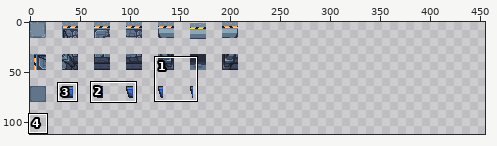
Pixel-art file -- game/code/assets/art/tileset/aseprite/tileset.aseprite. The picture above shows the old version from afar; the outline marks the close-up.
Close-up. Before:
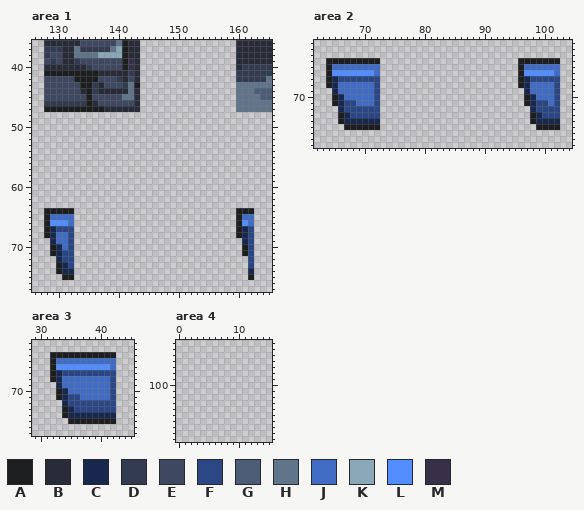
512x512 pixels, 1 frame. Shown: area 1: x 126..165, y 36..77; area 2: x 62..104, y 61..78; area 3: x 29..45, y 62..77; area 4: x 0..15, y 93..109. The wide view leaves out empty margins. The commit also changed other parts of the picture, which this record leaves out.
Palette (. is transparent): A #1c1e20  B #282c38  C #17274d  D #333b51  E #3e4860  F #2a4684  G #4c5c76  H #60748a  J #406cc3  K #89a7b6  L #538eff  M #383048
Pixels before, area 1, first column x 128:
36 BBBBBBEEEEEEHABB................BBBBBB
37 DDDBBHDDDDDHKABB................BBBBBB
38 DEEBBHHHHKKKKABB................BBBBBB
39 EDEBBDEEEEEEEAMB................BBBBBB
40 BBBBBBBDEEEEEAMB................BDDDDD
41 AAAAAAAAABBBBBDB................DDDDDD
42 EEEEEAAAAEEEDBEB................DDDDDH
43 EEEEEEAADBEEEDHA................HHHHHH
44 EEEEEEBADBBBBBHB................HHHGGG
45 EEEEEEEAEEEEEHHB................HHHHGG
46 DDDDDDDABEEEEEEB................HHHHHH
47 AAAAAAAAAABBBBBB................HHHHHH
48 ......................................
49 ......................................
50 ......................................
51 ......................................
52 ......................................
53 ......................................
54 ......................................
55 ......................................
56 ......................................
57 ......................................
58 ......................................
59 ......................................
60 ......................................
61 ......................................
62 ......................................
63 ......................................
64 AAAAA...........................AAA...
65 AJJJJ...........................AJJ...
66 ALLLJ...........................ALJ...
67 ACFFF...........................ACF...
68 ACJJF...........................ACF...
69 .CJJF............................CF...
70 .ACJF............................AF...
71 .ACFF............................AF...
72 ..CFF.............................F...
73 ..ACF.............................F...
74 ..ACC.............................C...
75 ...AA.............................A...
Pixels before, area 2, first column x 64:
64 AAAAAAAAA.......................AAAAAAA
65 AJJJJJJJJ.......................AJJJJJJ
66 ALLLLLLLJ.......................ALLLLLJ
67 ACFFFFFFF.......................ACFFFFF
68 ACJJJJJJF.......................ACJJJJF
69 .CJJJJJJF........................CJJJJF
70 .ACJJJJJF........................ACJJJF
71 .ACFFJJJF........................ACFFJF
72 ..CFFFFFF.........................CFFFF
73 ..ACFFFFF.........................ACFFF
74 ..ACCCCCC.........................ACCCC
75 ...AAAAAA..........................AAAA
Pixels before, area 3, first column x 32:
64 AAAAAAAAAAA
65 AJJJJJJJJJJ
66 ALLLLLLLLLJ
67 ACFFFFFFFFF
68 ACJJJJJJJJF
69 .CJJJJJJJJF
70 .ACJJJJJJJF
71 .ACFFJJJJJF
72 ..CFFFFFFFF
73 ..ACFFFFFFF
74 ..ACCCCCCCC
75 ...AAAAAAAA
The result:
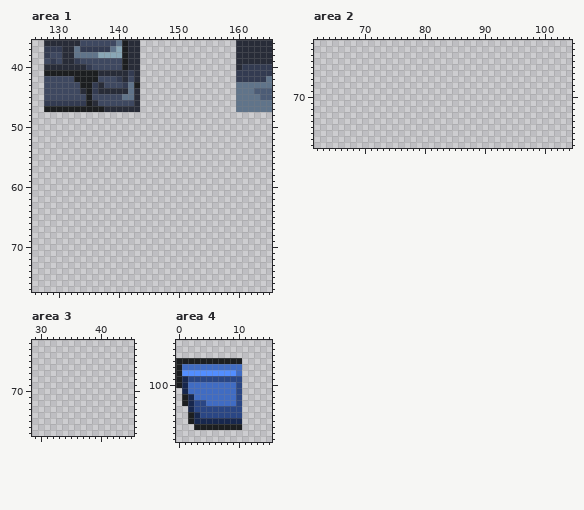
Diff:
Changed rows in their new state; - is an unchanged pixel.
Area 1:
first column x 142:
39 B
40 B
first column x 128:
64 .....---------------------------...
65 .....---------------------------...
66 .....---------------------------...
67 .....---------------------------...
68 .....---------------------------...
69 -....----------------------------..
70 -....----------------------------..
71 -....----------------------------..
72 --...-----------------------------.
73 --...-----------------------------.
74 --...-----------------------------.
75 ---..-----------------------------.
Area 2:
first column x 64:
64 .........-----------------------.......
65 .........-----------------------.......
66 .........-----------------------.......
67 .........-----------------------.......
68 .........-----------------------.......
69 -........------------------------......
70 -........------------------------......
71 -........------------------------......
72 --.......-------------------------.....
73 --.......-------------------------.....
74 --.......-------------------------.....
75 ---......--------------------------....
Area 3:
first column x 32:
64 ...........
65 ...........
66 ...........
67 ...........
68 ...........
69 -..........
70 -..........
71 -..........
72 --.........
73 --.........
74 --.........
75 ---........
Area 4:
first column x 0:
 96 AAAAAAAAAAA
 97 AJJJJJJJJJJ
 98 ALLLLLLLLLJ
 99 ACFFFFFFFFF
100 ACJJJJJJJJF
101 -CJJJJJJJJF
102 -ACJJJJJJJF
103 -ACFFJJJJJF
104 --CFFFFFFFF
105 --ACFFFFFFF
106 --ACCCCCCCC
107 ---AAAAAAAA
